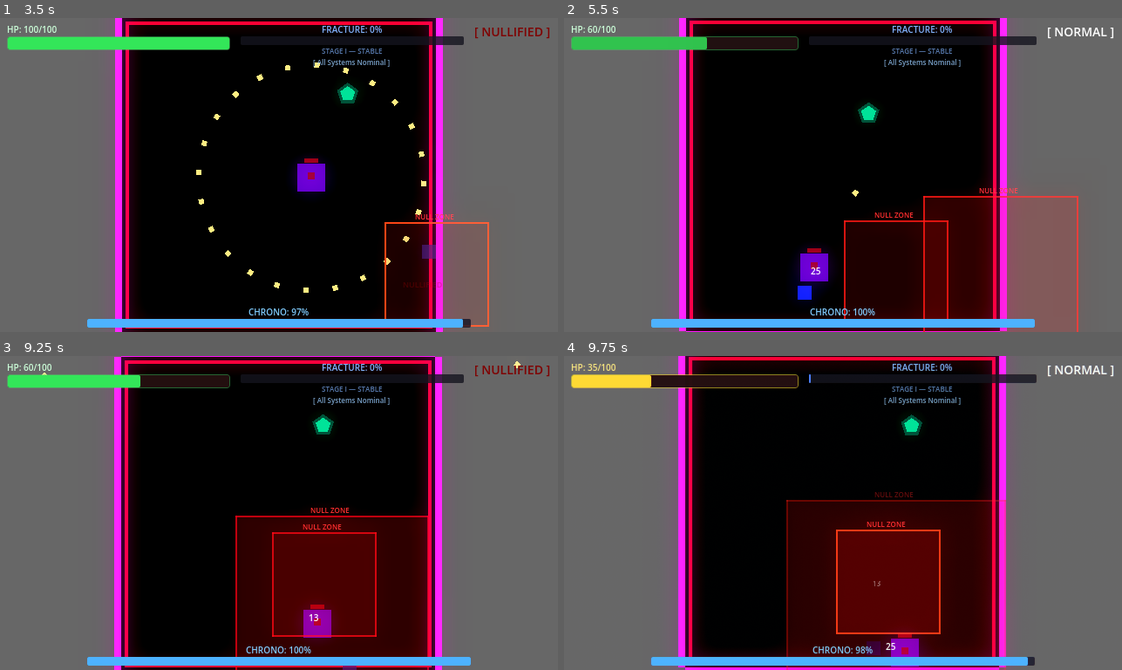
Above: before the commit, frames 1-4 (two rows, left to right).
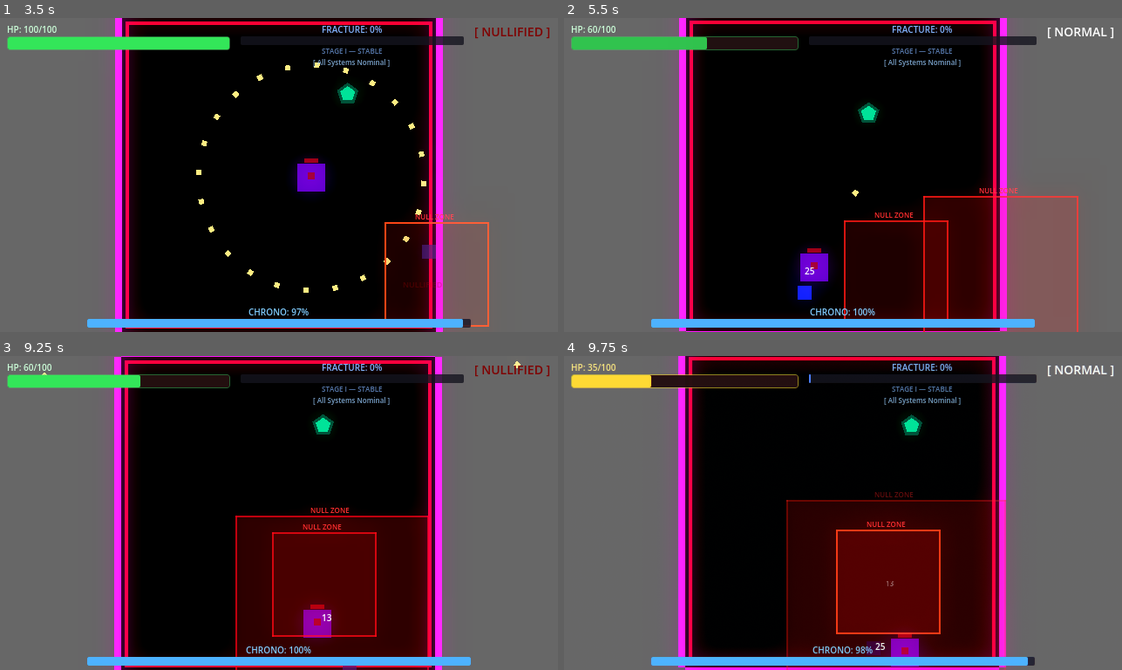
Above: after the commit, the same moments.

Repository: scarf-y/Polychron
Game: Godot game, scene res://scenes/levels/boss_room.tscn
The game is run twice, just before and just after one commit, with the same random seed, the same clock (stepped at 60 frames per second) and the same inputs. This scene is started directly instead of the project's main scene.
Inputs (mouse positions are in pixels of both pictures, inside the frame that each line leads up to):
- Up to frame 1 (3.5 s): move the mouse to (401, 159) at 0.52 s; hold D (move_right) 0.53-1.28 s; tap Q (dash) at 0.6 s; move the mouse to (167, 190) at 1.27 s; hold S (move_down) 1.28-2.03 s; click (167, 190) at 1.35 s; move the mouse to (334, 105) at 2.02 s; hold D (move_right) 2.03-2.78 s; tap E (time_erase) at 2.1 s; move the mouse to (251, 237) at 2.77 s; hold W (move_up) from 2.78 s (still down); tap Shift (time_slow) at 2.85 s
- Up to frame 2 (5.5 s): move the mouse to (1010, 222) at 3.52 s; release W (move_up) at 3.53 s; hold A (move_left) 3.53-5.03 s; tap Space (time_stop) at 3.6 s; move the mouse to (675, 127) at 4.27 s; tap Q (dash) at 4.35 s; move the mouse to (870, 175) at 5.02 s; hold S (move_down) from 5.03 s (still down); click (870, 175) at 5.1 s
- Up to frame 3 (9.25 s): move the mouse to (195, 434) at 5.77 s; release S (move_down) at 5.78 s; hold D (move_right) 5.78-6.53 s; tap one key every 0.75 s from 5.85 s: E (time_erase) Shift (time_slow) Space (time_stop) Q (dash); move the mouse to (401, 497) at 6.52 s; hold W (move_up) 6.53-7.28 s; move the mouse to (167, 528) at 7.27 s; hold D (move_right) 7.28-8.03 s; move the mouse to (334, 443) at 8.02 s; hold S (move_down) 8.03-8.78 s; move the mouse to (251, 575) at 8.77 s; hold A (move_left) from 8.78 s (still down); click (251, 575) at 8.85 s
- Up to frame 4 (9.75 s): move the mouse to (1010, 560) at 9.52 s; release A (move_left) at 9.53 s; hold W (move_up) from 9.53 s (still down); tap E (time_erase) at 9.6 s

Frame 1 is identical in both runs. In frame 2, less than 0.1% of the frame differs, in the area x 43-46%, y 79-82%; in frame 3, less than 0.1%; in frame 4, less than 0.1%, in the area x 55-60%, y 71-94%.

Commit message:
fix: remove player damage numbers on hit and clean up room manager comments

Diff:
--- a/scenes/effects/time_effect.tscn
+++ b/scenes/effects/time_effect.tscn
@@ -61,7 +61,7 @@
 grow_vertical = 2
 mouse_filter = 2
 
-[node name="ChromaticEffect" type="ColorRect" parent="."]
+[node name="ChromaticEffect" type="ColorRect" parent="." unique_id=802138441]
 visible = false
 material = SubResource("chromatic_mat")
 anchors_preset = 15
--- a/scripts/bullet.gd
+++ b/scripts/bullet.gd
@@ -62,7 +62,6 @@
 		if body.has_method("take_damage"):
 			body.take_damage(15.0)  # Enemy bullets do fixed damage
 		GameJuice.screen_shake(3.0, 1.2)
-		GameJuice.spawn_damage_number(15.0, body.global_position, false)
 		queue_free()
 	elif body.is_in_group("enemies") and not is_enemy_bullet:
 		# Use player's crit system
--- a/scripts/room_manager.gd
+++ b/scripts/room_manager.gd
@@ -13,7 +13,6 @@
 var is_cleared: bool = false
 var enemies_in_room: Array[Node] = []
 
-# Door references (set in _ready by finding children)
 # Door references (set in _ready by finding children)
 var doors: Array[StaticBody2D] = []
 
@@ -34,7 +33,6 @@
 			child.visible = false
 			_set_door_collision(child, false)
 
-	# Find all enemies in this room and put them to sleep initially
 	# Find all enemies in this room and put them to sleep initially
 	for child in get_children():
 		if child.is_in_group("enemies"):
Not shown: 1 places in scenes/effects/time_effect.tscn that only renumber resources
